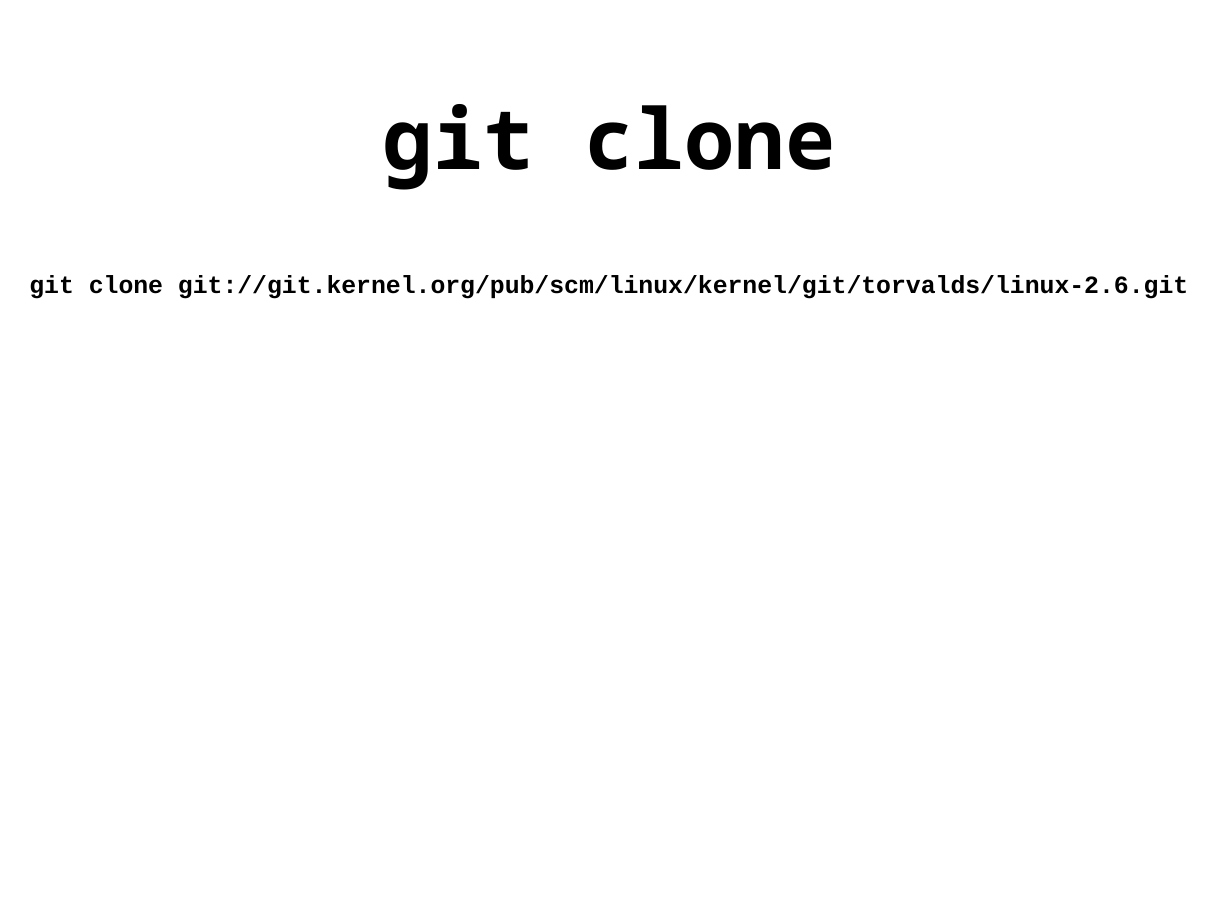
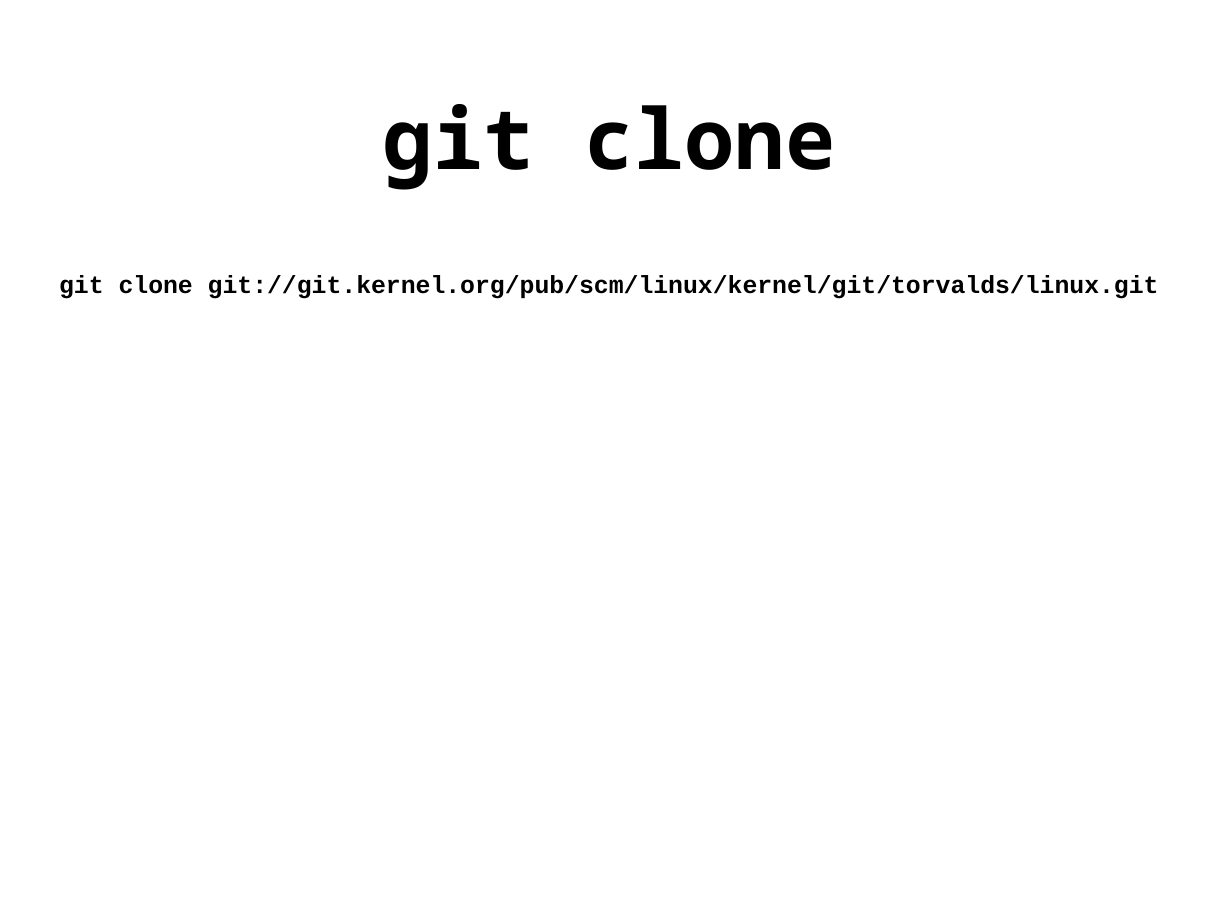
Before and after one commit to gregkh/kernel-tutorial, a slide deck: slide 9 of kernel_patch_tutorial.odp. Drawn at 1232x924 pixels with LibreOffice and Linux fonts; fonts in the diff are those of the drawing. Boxes give left, top, right and bottom in pixels: in the first picture for what was removed or moved away, otherwise in the second. Text is boxed around its words. In the diff, an @@ line names an element or a change of style, - is before the commit and + after.

Commit message:
Added more info on linux-next
updated mainline linux link pg 9

```diff
--- a/kernel_patch_tutorial.odp
+++ b/kernel_patch_tutorial.odp
@@ text at (x1=59, y1=275, x2=1159, y2=299): text changed @@
-git clone git://git.kernel.org/pub/scm/linux/kernel/git/torvalds/linux-2.6.git
+git clone git://git.kernel.org/pub/scm/linux/kernel/git/torvalds/linux.git
```
Also in this commit, not shown: 9 other slides changed, 2 other files.
